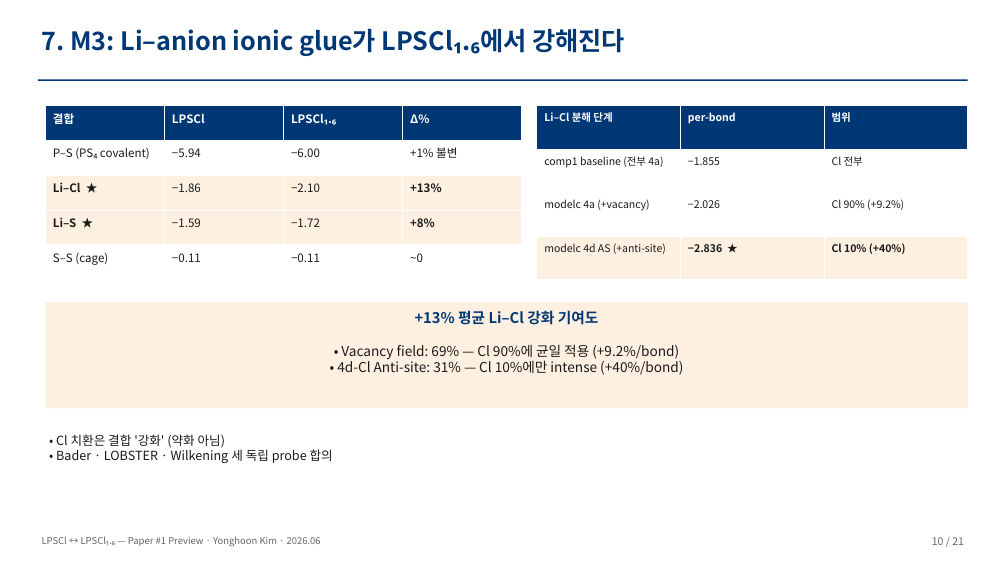
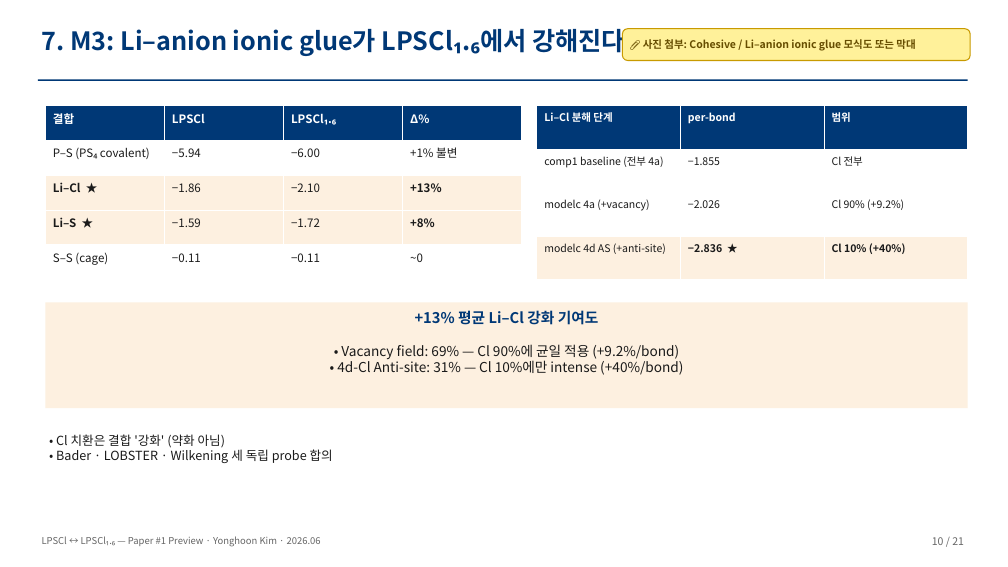
Before and after one commit to yonghoon7153-source/Yonghoon-DEM-DFT, a slide deck: slide 10 of kb/papers/lpscl_vs_lpscl16_seminar_v1.pptx. Drawn at 1008x567 pixels with LibreOffice and Linux fonts; fonts in the diff are those of the drawing. Boxes give left, top, right and bottom in pixels: in the first picture for what was removed or moved away, otherwise in the second. Text is boxed around its words. In the diff, an @@ line names an element or a change of style, - is before the commit and + after.

```diff
--- a/kb/papers/lpscl_vs_lpscl16_seminar_v1.pptx
+++ b/kb/papers/lpscl_vs_lpscl16_seminar_v1.pptx
@@ rounded rectangle added at (x1=622, y1=29, x2=970, y2=60), fill #FFF19A, outline #C89A00 1 pt, 10 pt, text #664D00, bold @@
+📎 사진 첨부: Cohesive / Li–anion ionic glue 모식도 또는 막대
```
Also in this commit, not shown: 21 other slides changed, 1 other file.
